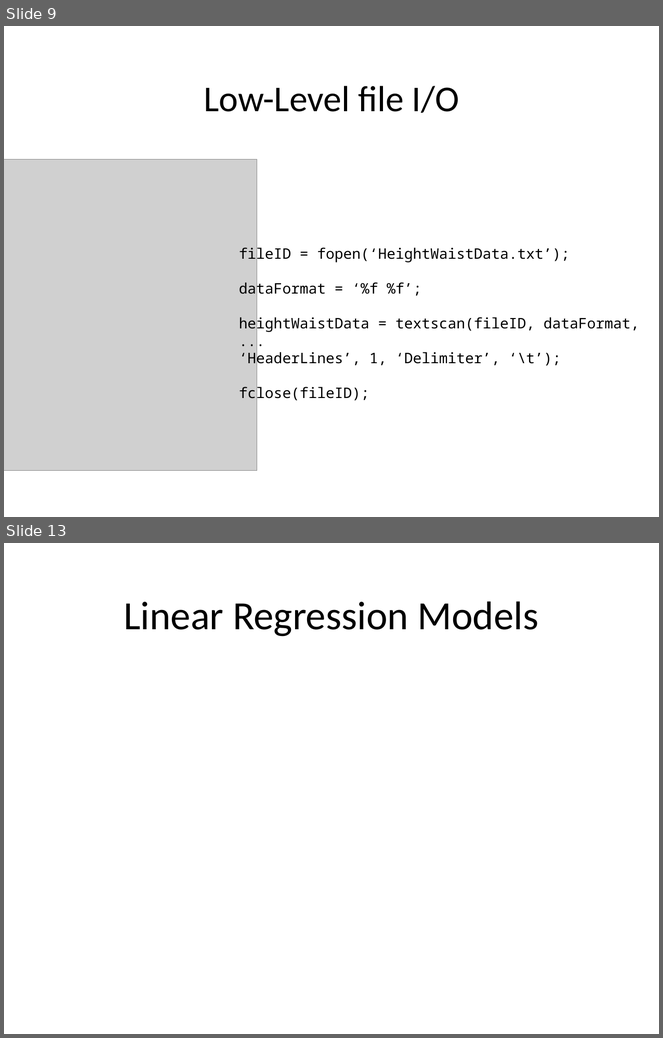
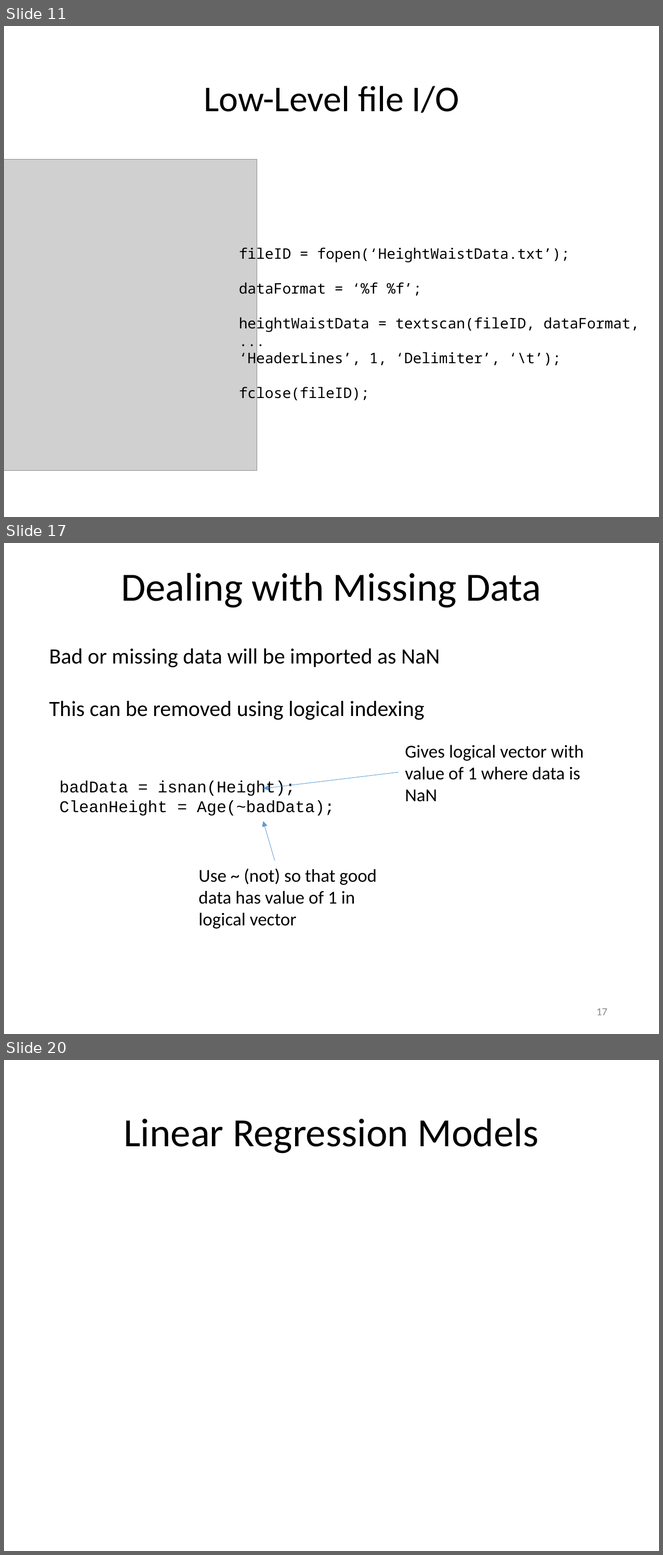
Before and after one commit to louisepb/Nottingham_Workshop, a slide deck: InstructorMaterials/Best Practices for Software Development using MATLAB.pptx. Shown one above the other, each under a label of ours: slides 9 and 13 before the commit, slides 11, 17 and 20 after it; the slides between them are not shown. The pictures are 663x1038 and 663x1555 pixels, drawn with LibreOffice and Linux fonts; fonts in the diff are those of the drawing; grey boxes stand for pictures. Boxes give left, top, right and bottom in pixels: in the first picture for what was removed or moved away, otherwise in the second. Text is boxed around its words. In the diff, an @@ line names an element or a change of style, - is before the commit and + after.

```diff
--- a/InstructorMaterials/Best Practices for Software Development using MATLAB.pptx
+++ b/InstructorMaterials/Best Practices for Software Development using MATLAB.pptx
@@ slide 17 added at <box>4,543,659,1034</box>, background #FFFFFF @@
@@ title added at <box>121,573,541,608</box>, 44 pt, text #000000 @@
+Dealing with Missing Data
@@ text added at <box>49,648,440,720</box>, 24 pt, text #000000 @@
+Bad or missing data will be imported as NaN
+This can be removed using logical indexing
@@ text added at <box>405,745,584,802</box>, 20 pt, text #000000 @@
+Gives logical vector with value of 1 where data is NaN
@@ arrow added from (399, 772) to (263, 788), #5B9BD5 0.5 pt @@
@@ text added at <box>60,781,335,816</box>, 18 pt, text #000000 @@
+badData = isnan(Height);
+CleanHeight = Age(~badData);
@@ arrow added from (274, 861) to (263, 822), #5B9BD5 0.5 pt @@
@@ text added at <box>198,869,377,929</box>, 20 pt, text #000000 @@
+Use ~ (not) so that good data has value of 1 in logical vector
@@ page number added at <box>597,1008,608,1016</box>, 12 pt, text #8C8C8C @@
+17
@@ what was slide 9 is now slide 11 @@
@@ what was slide 13 is now slide 20 @@
```
Also in this commit, not shown: 3 slides changed, 12 other slides added, 4 slides removed.
